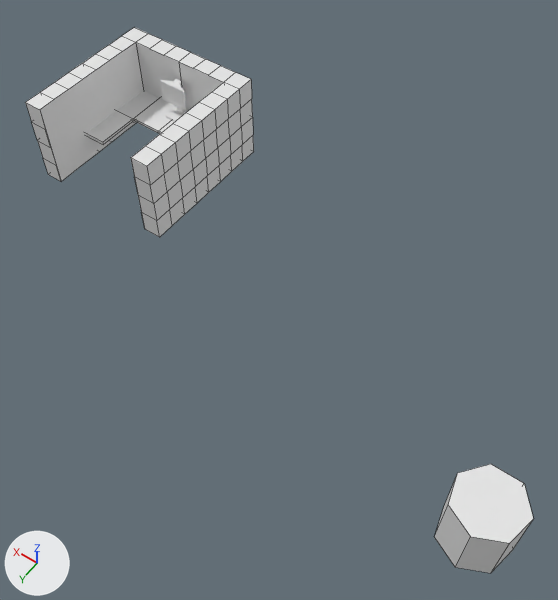
The Blender file Working Files/Blender/OfficeV1.blend, before and after one commit.
Camera for both pictures: a 50 mm camera at (-0.29, 8.89, 18.14) aimed at (7.82, -2.46, 0.3). The axes (+X, +Y, +Z) are drawn at lower left. The lights are the same throughout. Mesh edges are drawn as thin lines on the coarser meshes.

In view in the first picture: 'Cubicle', 'Cylinder', 'Desk', 'Moniter'.
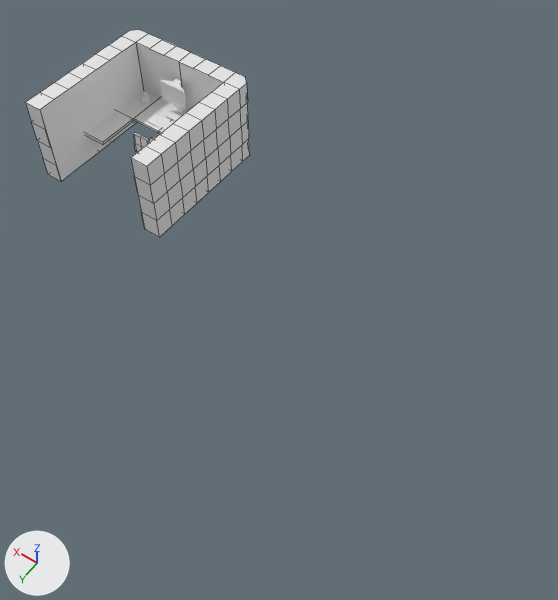
Location of each change, (x1, y1, x2, y2) in pixels of the pictures (558 x 600 px; the box of a moved part takes in the faces that stretch with it):
'Cubicle', reshaped: before (25, 27, 254, 237); after (25, 30, 250, 237)
'Cylinder', deleted: before (435, 464, 533, 573)
'Cube', added: after (133, 132, 154, 152)
part 1 of me_cube_008, moved or reshaped: before (122, 27, 254, 161); after (122, 30, 250, 161)

The edits, one by one:
me_cube_008 is used by ob_cubicle; location (15.0, -5.0, 1.5); rotation (0.0, 0.0, 3.142), in degrees (0, 0, 180); scale (2.5, 2.5, 1.5).
me_cube_008 had 173 vertices, 152 faces and spanned x -1.0..1.0, y -1.0..1.0, z -1.0..1.0.
me_cube_008 now has 183 vertices, 160 faces and spans x -1.0..1.0, y -1.0..1.0, z -1.0..1.0.
Part 1, on me_cube_008:
10 vertices are removed from x -1.0..1.0, y 1.0, z -1.0..1.0.
20 faces are deleted.
10 new vertices lie (0.0, 0.15, 0.0) away from vertices in x -1.0..1.0, y 0.75, z -1.0..1.0.
5 new vertices lie (-0.15, 0.0, 0.0) away from vertices in x -0.75, y 1.0, z -1.0..1.0.
5 new vertices lie (0.15, 0.0, 0.0) away from vertices in x 0.75, y 1.0, z -1.0..1.0.
28 new faces join them.
Mesh me_cube_007 is new.
It has 47 vertices, 36 faces and spans x -1.0..0.0, y -1.0..1.0, z -1.0..29.2.
Object 'Cylinder' (ob_cylinder) is deleted.
Object 'Cube' (ob_cube) is new; it shows me_cube_007.
Its location is (14.74, -4.8, 0.92).
Its scale is (0.3, 0.4, 0.025).
It gains a MIRROR modifier named 'Mirror'.
